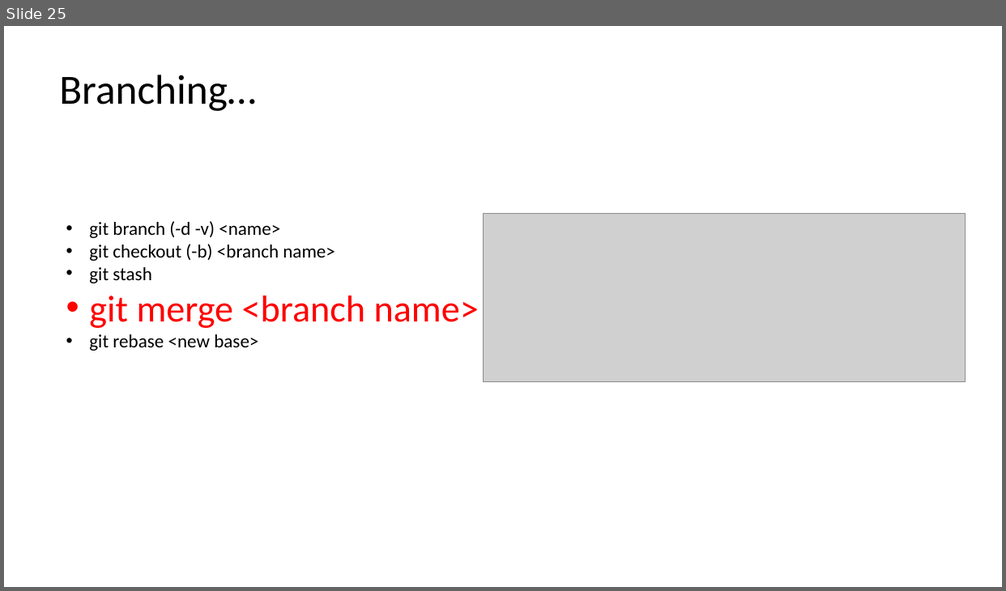
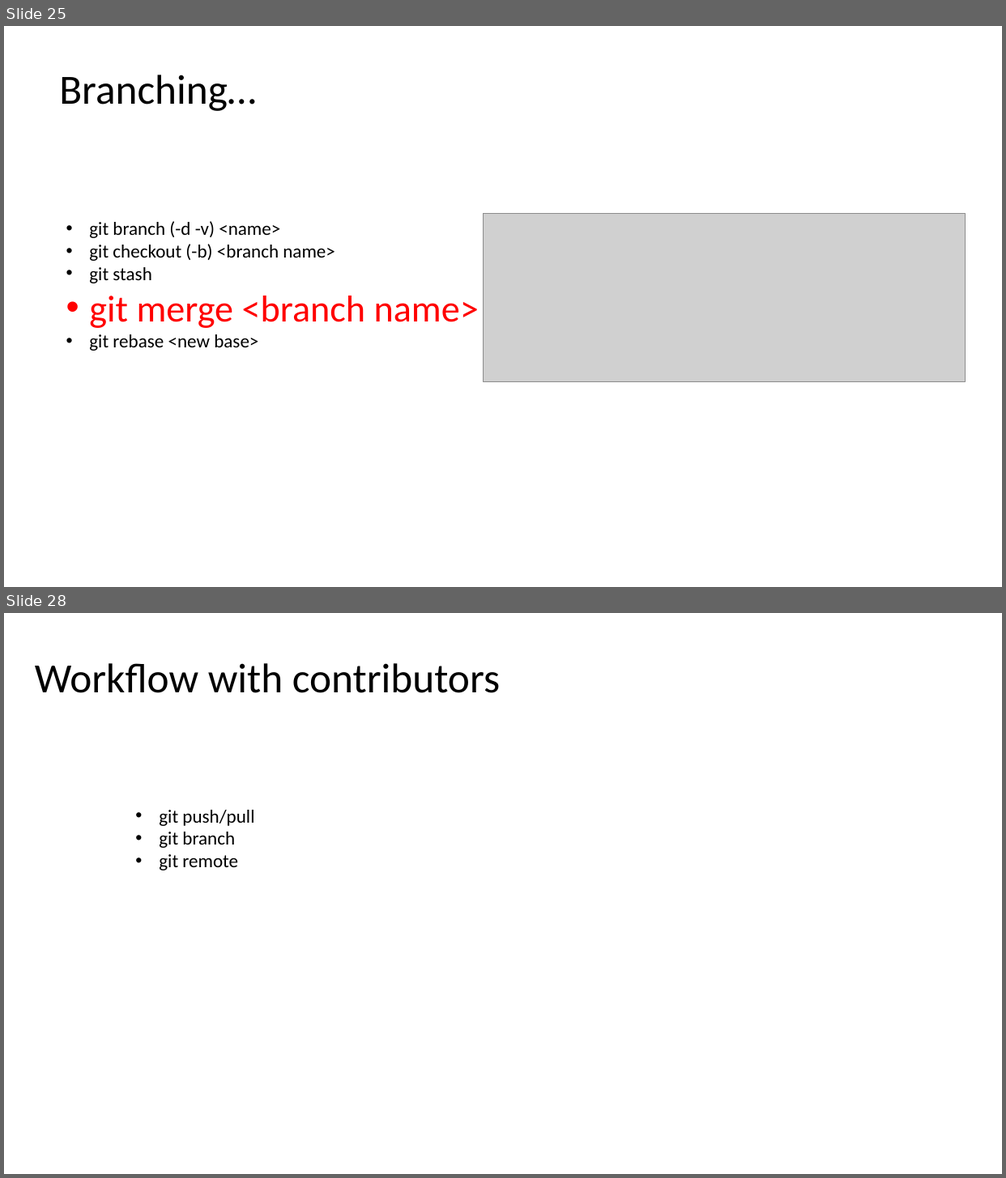
Before and after one commit to jwrauch/git-group-meeting-presentation, a slide deck: learn-to-git.pptx. Shown one above the other, each under a label of ours: slide 25 before the commit, slides 25 and 28 after it; the slides between them are not shown. The pictures are 1006x591 and 1006x1178 pixels, drawn with LibreOffice and Linux fonts; fonts in the diff are those of the drawing; grey boxes stand for pictures. Boxes give left, top, right and bottom in pixels: in the first picture for what was removed or moved away, otherwise in the second. Text is boxed around its words. In the diff, an @@ line names an element or a change of style, - is before the commit and + after.

```diff
--- a/learn-to-git.pptx
+++ b/learn-to-git.pptx
@@ slide 28 added at [4,613,1002,1174], background #FFFFFF @@
@@ text added at [35,663,500,693], 40 pt, text #000000 @@
+Workflow with contributors
@@ text added at [159,810,254,871], 18 pt, text #000000 @@
+• git push/pull
+• git branch
+• git remote
```
Also in this commit, not shown: 2 other slides added.
